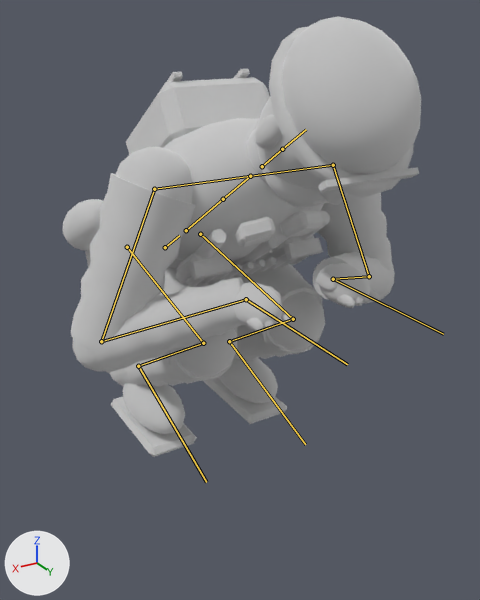
The glTF model ambush_loop/art/v2/models/operator_mg_lod0.glb as it was, and as the next commit left it.
The view is the same before and after, from a 50 mm lens placed at (0.687, 1.424, 0.97), pointed at (-0.003, 0.275, 0.395). The lights are fixed; the arrows at lower left show +X, +Y and +Z. The picture after the commit comes second. Both versions are drawn at frame 15 of the action 'deploy'; the numbers are the values there. The bones that change, and the others that lie on the model, are drawn over the model as lines.

In view in the first picture: 'operator_mg_body'.
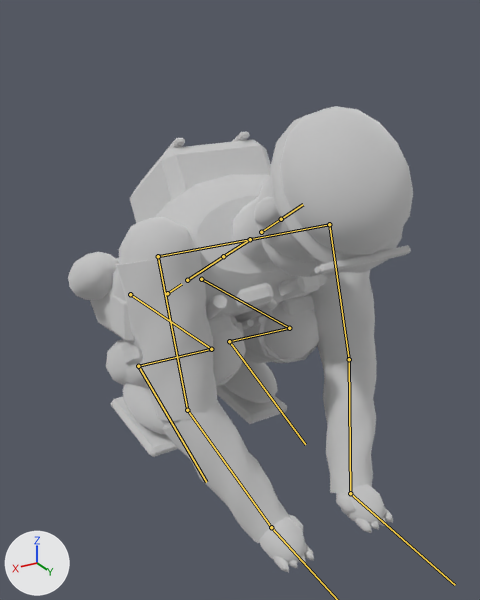
What differs and where, as boxes (x1, y1, x2, y2) in the pictures (480 x 600 px):
'operator_mg_body', posed: before (63, 16, 421, 457); after (68, 106, 413, 573)
bone 'pelvis', root to tip: before (165, 247) to (179, 235); after (167, 293) to (181, 284)
bone 'upper_arm.L', root to tip: before (333, 165) to (369, 276); after (329, 224) to (349, 359)
bone 'forearm.L', root to tip: before (369, 276) to (333, 279); after (349, 359) to (350, 493)
bone 'hand.L', root to tip: before (333, 279) to (443, 334); after (350, 493) to (455, 585)
bone 'upper_arm.R', root to tip: before (154, 189) to (101, 341); after (158, 256) to (187, 410)
bone 'forearm.R', root to tip: before (101, 341) to (246, 299); after (187, 410) to (271, 527)
bone 'thigh.L', root to tip: before (200, 234) to (293, 319); after (201, 279) to (289, 328)
bone 'shin.L', root to tip: before (293, 319) to (229, 341); after (289, 328) to (229, 341)
bone 'thigh.R', root to tip: before (127, 247) to (203, 343); after (130, 294) to (211, 349)
bone 'shin.R', root to tip: before (203, 343) to (138, 366); after (211, 349) to (138, 366)

The edits, one by one:
Bone 'pelvis' (bone_pelvis) moves from (0.0, -0.524, 0.1) to (0.0, -0.654, 0.1).
Bone 'upper_arm.L' (bone_upper_arm_l) turns from (-9, 1, 14) to (4, 0, -14) degrees about its own x, y and z.
Bone 'forearm.L' (bone_forearm_l) turns from (26, 5, -32) to (-74, 3, -6) degrees about its own x, y and z.
Bone 'hand.L' (bone_hand_l) turns from (-10, 1, 30) to (59, -27, -8) degrees about its own x, y and z.
Bone 'upper_arm.R' (bone_upper_arm_r) turns from (-9, -1, -14) to (4, 0, 14) degrees about its own x, y and z.
Bone 'forearm.R' (bone_forearm_r) turns from (26, -5, 32) to (-74, -3, 6) degrees about its own x, y and z.
Bone 'hand.R' (bone_hand_r) turns from (-10, -1, -30) to (59, 27, 8) degrees about its own x, y and z.
Bone 'thigh.L' (bone_thigh_l) turns from (132, 2, -4) to (148, 4, -3) degrees about its own x, y and z.
Bone 'shin.L' (bone_shin_l) turns from (-129, 1, 1) to (-147, 4, 1) degrees about its own x, y and z.
Bone 'foot.L' (bone_foot_l) turns from (54, -2, -3) to (57, -4, -4) degrees about its own x, y and z.
Bone 'thigh.R' (bone_thigh_r) turns from (132, -2, 4) to (148, -4, 3) degrees about its own x, y and z.
Bone 'shin.R' (bone_shin_r) turns from (-129, -1, -1) to (-147, -4, -1) degrees about its own x, y and z.
Bone 'foot.R' (bone_foot_r) turns from (54, 2, 3) to (57, 4, 4) degrees about its own x, y and z.
